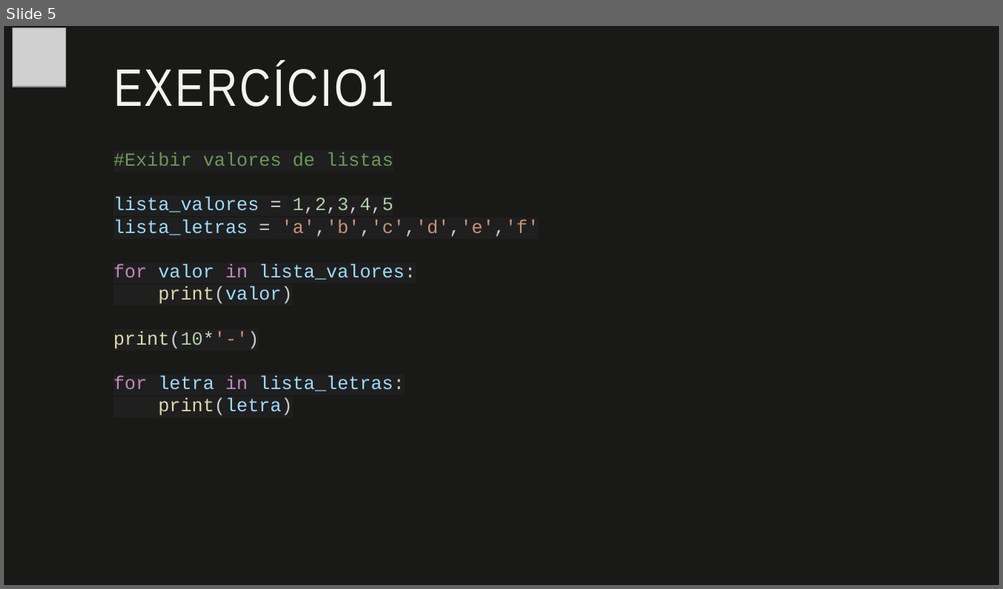
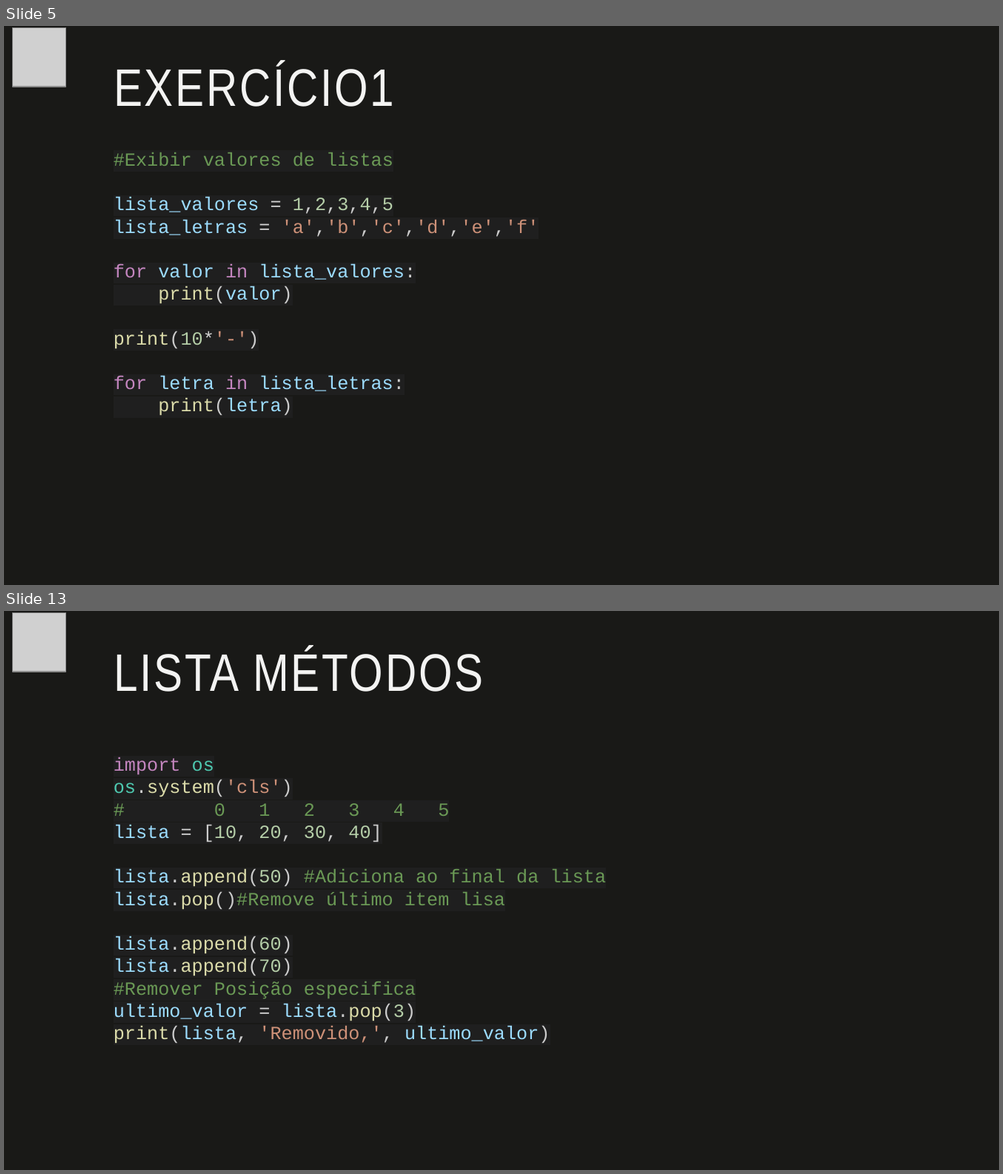
Before and after one commit to fabio-sudo/PythonCurso, a slide deck: Python_Dev/Material Python/8 - Estrutura de Repetição - For.pptx. Shown one above the other, each under a label of ours: slide 5 before the commit, slides 5 and 13 after it; the slides between them are not shown. The pictures are 1003x589 and 1003x1174 pixels, drawn with LibreOffice and Linux fonts; fonts in the diff are those of the drawing; grey boxes stand for pictures. Boxes give left, top, right and bottom in pixels: in the first picture for what was removed or moved away, otherwise in the second. Text is boxed around its words. In the diff, an @@ line names an element or a change of style, - is before the commit and + after.

```diff
--- a/Python_Dev/Material Python/8 - Estrutura de Repetição - For.pptx
+++ b/Python_Dev/Material Python/8 - Estrutura de Repetição - For.pptx
@@ slide 13 added at [4, 611, 999, 1170], background #191917 @@
@@ picture added at [12, 612, 66, 672] @@
@@ title added at [114, 649, 483, 692], 51 pt, text #F3F3F2 @@
+LISTA MÉTODOS
@@ text added at [114, 758, 606, 1044], 18 pt, text #6A9955 @@
+import os
+os.system('cls')
+# 0 1 2 3 4 5
+lista = [10, 20, 30, 40]
+lista.append(50) #Adiciona ao final da lista
+lista.pop()#Remove último item lisa
+lista.append(60)
+lista.append(70)
+#Remover Posição especifica
+ultimo_valor = lista.pop(3)
+print(lista, 'Removido,', ultimo_valor)
```
Also in this commit, not shown: 14 other slides added, 9 other files.
